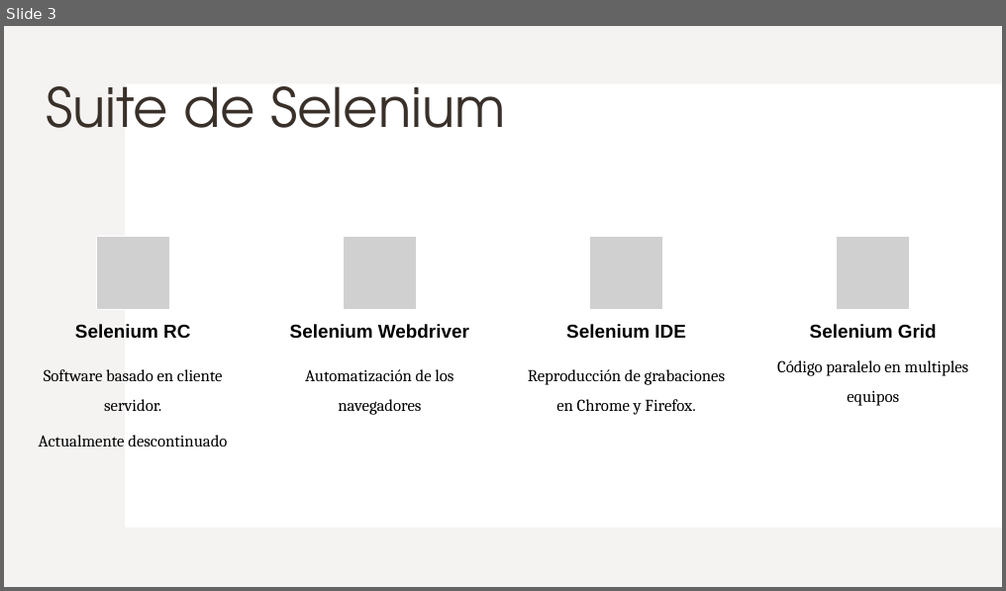
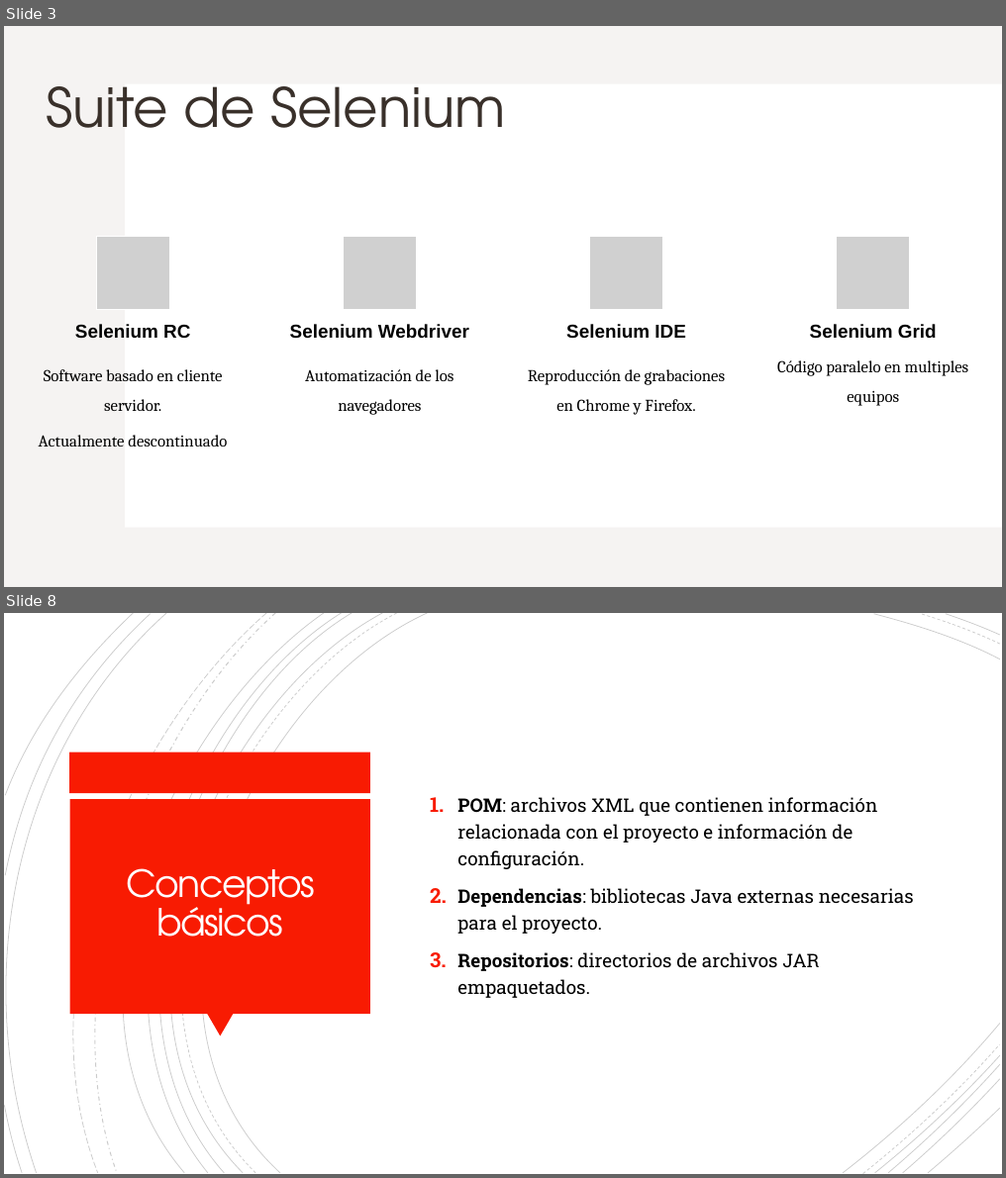
Before and after one commit to Charris1904/automation-qa-sessions, a slide deck: files/4. Selenium.pptx. Shown one above the other, each under a label of ours: slide 3 before the commit, slides 3 and 8 after it; the slides between them are not shown. The pictures are 1006x591 and 1006x1178 pixels, drawn with LibreOffice and Linux fonts; fonts in the diff are those of the drawing; grey boxes stand for pictures. Boxes give left, top, right and bottom in pixels: in the first picture for what was removed or moved away, otherwise in the second. Text is boxed around its words. In the diff, an @@ line names an element or a change of style, - is before the commit and + after.

```diff
--- a/files/4. Selenium.pptx
+++ b/files/4. Selenium.pptx
@@ slide 8 added at (4,613,1002,1174), background #FFFFFF @@
@@ group added at (4,613,1000,1174): 21 freeform shapes @@
@@ rectangle added at (70,753,371,793), fill #F81B02 @@
@@ rectangle added at (70,799,370,1014), fill #F81B02 @@
@@ text added at (457,797,914,998), 18 pt, text #000000 @@
+1. POM: archivos XML que contienen información relacionada con el proyecto e información de configuración.
+2. Dependencias: bibliotecas Java externas necesarias para el proyecto.
+3. Repositorios: directorios de archivos JAR empaquetados.
@@ title added at (126,868,315,937), 36 pt, text #FFFEFF @@
+Conceptos básicos
@@ triangle added at (207,1014,233,1037), fill #F81B02 @@
```
Also in this commit, not shown: 9 other slides added, 1 slide removed.
